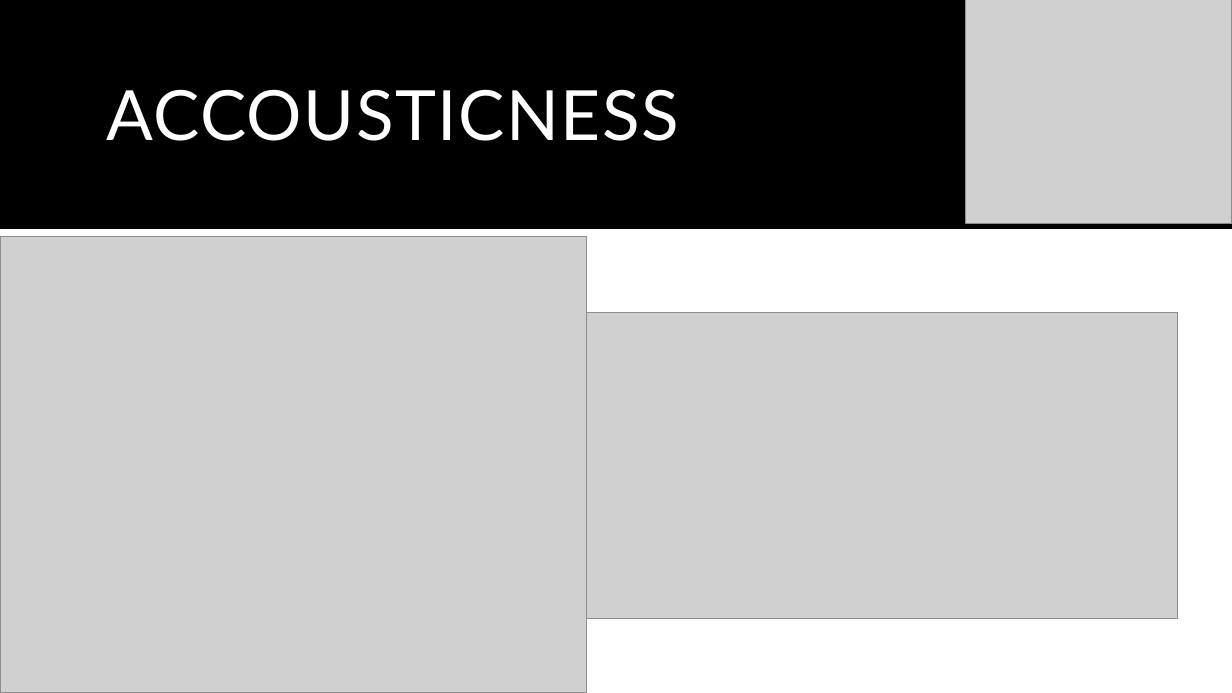
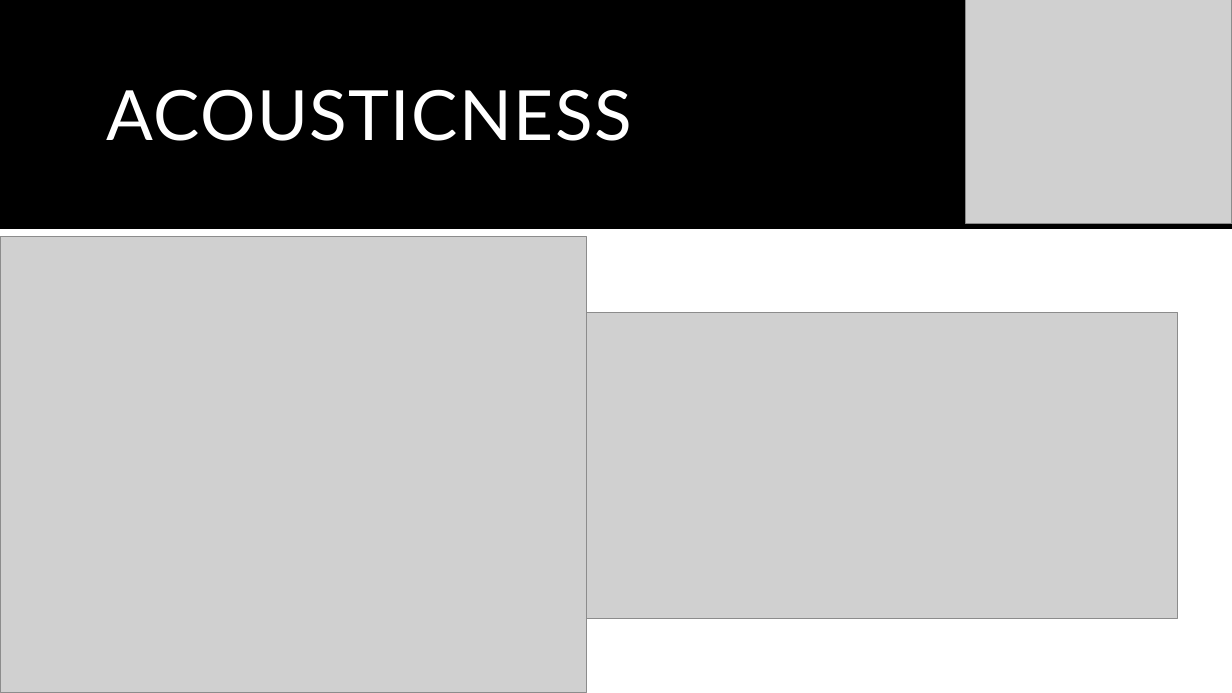
Before and after one commit to shchee5/TurnUptheData, a slide deck: slide 8 of Turn Up The Data.pptx. Drawn at 1232x693 pixels with LibreOffice and Linux fonts; fonts in the diff are those of the drawing; grey boxes stand for pictures. Boxes give left, top, right and bottom in pixels: in the first picture for what was removed or moved away, otherwise in the second. Text is boxed around its words. In the diff, an @@ line names an element or a change of style, - is before the commit and + after.

Commit message:
final powerpoint

```diff
--- a/Turn Up The Data.pptx
+++ b/Turn Up The Data.pptx
@@ title at box(106, 89, 632, 141): text changed @@
-ACCOUSTICNESS
+ACOUSTICNESS
```
